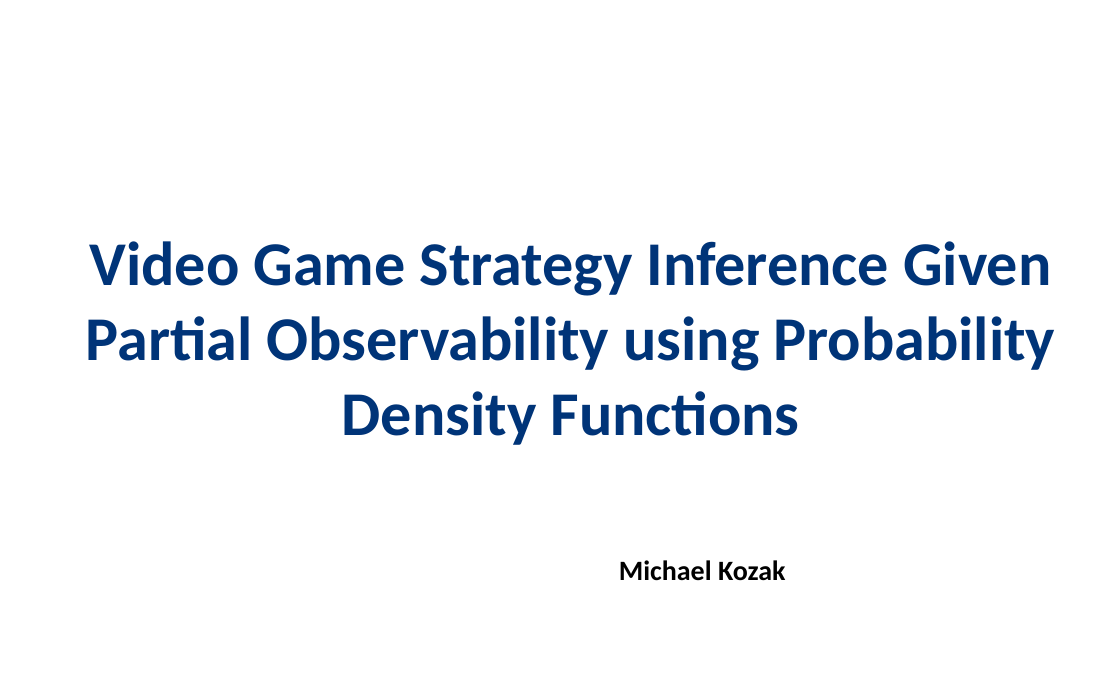
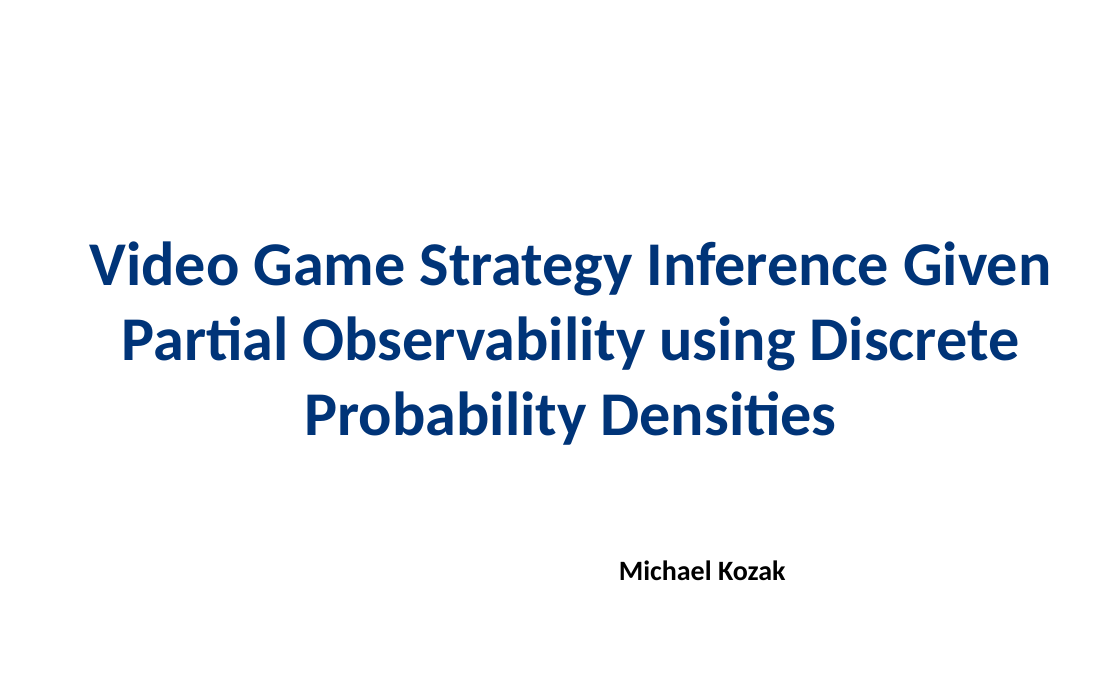
Before and after one commit to mikewkozak/IRE, a slide deck: slide 1 of Documentation/mkozak - Intent Recognition Engine.pptx. Drawn at 1120x700 pixels with LibreOffice and Linux fonts; fonts in the diff are those of the drawing; background and template pictures are left out. Boxes give left, top, right and bottom in pixels: in the first picture for what was removed or moved away, otherwise in the second. Text is boxed around its words. In the diff, an @@ line names an element or a change of style, - is before the commit and + after.

```diff
--- a/Documentation/mkozak - Intent Recognition Engine.pptx
+++ b/Documentation/mkozak - Intent Recognition Engine.pptx
@@ title at (x1=90, y1=241, x2=1051, y2=445): text changed @@
-Video Game Strategy Inference Given Partial Observability using Probability Density Functions
+Video Game Strategy Inference Given Partial Observability using Discrete Probability Densities
```
Also in this commit, not shown: 16 other slides changed, 8 slides added, 4 slides removed, 5 other files.
